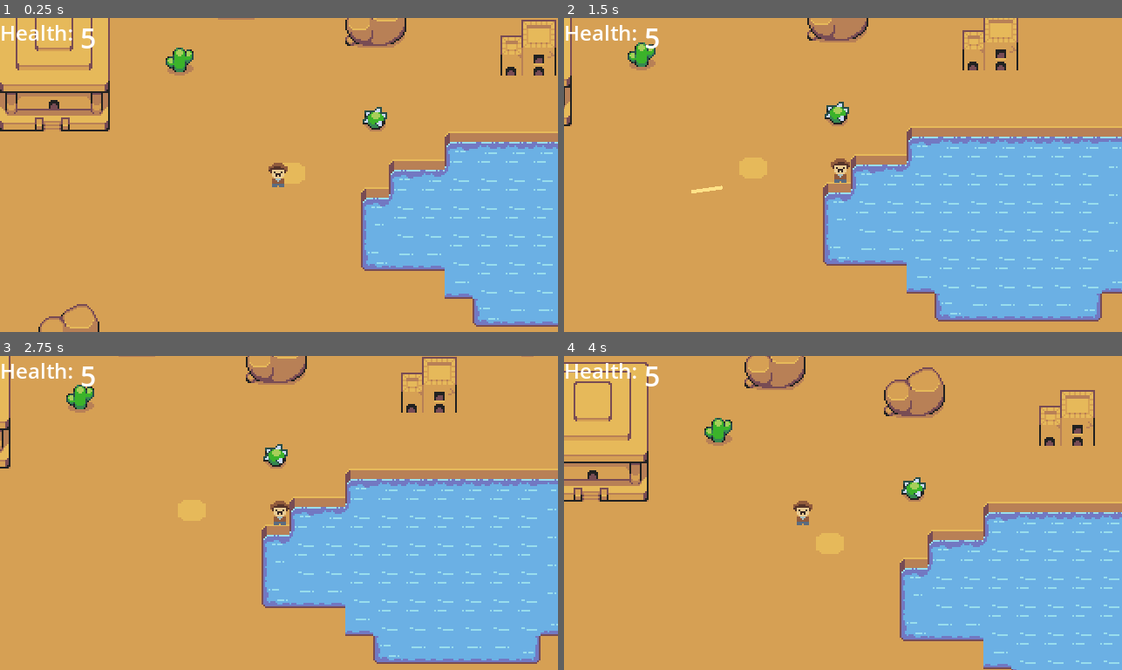
Above: before the commit, frames 1-4 (two rows, left to right).
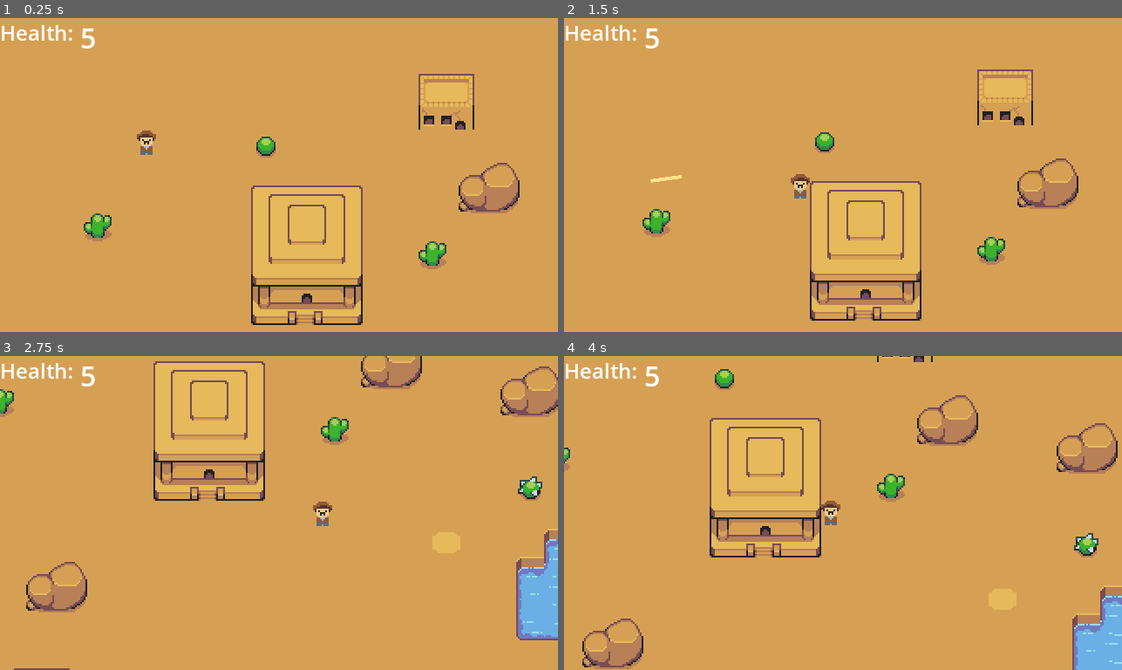
Above: after the commit, the same moments.

Repository: AlexPham0209/tank-turmoil
Game: Godot game, scene res://src/scenes/round.tscn
Same seed, same stepped clock (60 frames per second), same inputs: the game is played once before the commit and once after it. This scene is started directly instead of the project's main scene. The engine's default icon, where the game draws it, is replaced by a stand-in: a white triangle on a blue panel in a dark square.
Inputs (mouse positions are in pixels of both pictures, inside the frame that each line leads up to):
- Up to frame 1 (0.25 s): no input
- Up to frame 2 (1.5 s): tap Enter at 0.5 s; move the mouse to (965, 159) at 0.52 s; hold D (right) 0.53-1.28 s; click (965, 159) at 0.6 s; move the mouse to (731, 190) at 1.27 s; hold S (down) from 1.28 s (still down); click (731, 190) at 1.35 s
- Up to frame 3 (2.75 s): move the mouse to (334, 443) at 2.02 s; release S (down) at 2.03 s; hold D (right) from 2.03 s (still down); click (334, 443) at 2.1 s
- Up to frame 4 (4 s): move the mouse to (815, 575) at 2.77 s; release D (right) at 2.78 s; hold W (up) 2.78-3.53 s; click (815, 575) at 2.85 s; move the mouse to (1010, 560) at 3.52 s; hold A (left) from 3.53 s (still down); click (1010, 560) at 3.6 s

The runs differ from the first frame. In frame 1, 35% of the frame differs, in the area x 0-100%, y 0-100%; in frame 2, 36%; in frame 3, 40%; in frame 4, 37%.

Commit message:
Added camera limits

Diff:
--- a/src/scenes/player.tscn
+++ b/src/scenes/player.tscn
@@ -25,6 +25,18 @@
 properties/4/path = NodePath(".:bullets")
 properties/4/spawn = true
 properties/4/replication_mode = 1
+properties/5/path = NodePath("Camera2D:limit_top")
+properties/5/spawn = true
+properties/5/replication_mode = 1
+properties/6/path = NodePath("Camera2D:limit_left")
+properties/6/spawn = true
+properties/6/replication_mode = 1
+properties/7/path = NodePath("Camera2D:limit_right")
+properties/7/spawn = true
+properties/7/replication_mode = 1
+properties/8/path = NodePath("Camera2D:limit_bottom")
+properties/8/spawn = true
+properties/8/replication_mode = 1
 
 [sub_resource type="SceneReplicationConfig" id="SceneReplicationConfig_sm4bh"]
 properties/0/path = NodePath("PlayerInput:direction")
--- a/src/scenes/round.tscn
+++ b/src/scenes/round.tscn
@@ -338,11 +338,17 @@
 position = Vector2(136, 72)
 shape = SubResource("WorldBoundaryShape2D_s2541")
 
+[node name="Bounds" type="Node2D" parent="."]
+
+[node name="TopLeft" type="Marker2D" parent="Bounds"]
+position = Vector2(-144, -112)
+
+[node name="BottomRight" type="Marker2D" parent="Bounds"]
+position = Vector2(464, 304)
+
 [node name="TileMap" type="TileMapLayer" parent="."]
 tile_map_data = PackedByteArray("AAAAAAEAAAAAAAsAAAAAAAIAAAAAAAwAAAABAAEAAAABAAsAAAABAAIAAAABAAwAAAACAAEAAAACAAsAAAACAA …(15728 unchanged characters)…
 tile_set = SubResource("TileSet_dur8f")
-
-[node name="CameraBounds" type="Node2D" parent="."]
 
 [node name="Bullets" type="Node2D" parent="."]
 
--- a/src/scripts/camera_2d.gd
+++ b/src/scripts/camera_2d.gd
@@ -15,8 +15,6 @@
 var tween : Tween
 
 func _ready() -> void:
-	Signals.camera_shake.connect(screen_shake)
-
 	if top_left:
 		self.limit_left = top_left.position.x
 		self.limit_top = top_left.position.y
--- a/src/scripts/player.gd
+++ b/src/scripts/player.gd
@@ -50,8 +50,13 @@
 	health = max_health
 	bullets = max_bullets
 	hurtbox.take_damage.connect(on_take_damage)
-	camera.top_left = top_left
-	camera.bottom_right = bottom_right
+
+	if top_left:
+		camera.limit_left = top_left.position.x
+		camera.limit_top = top_left.position.y
+	if bottom_right:
+		camera.limit_right = bottom_right.position.x
+		camera.limit_bottom = bottom_right.position.y
 
 	#Set which peer has control over the node
 	name_label.text = username
@@ -72,7 +77,7 @@
 	player_input.can_shoot = false
 
 func shoot() -> void:
-	Signals.camera_shake.emit()
+	camera.screen_shake()
 	var instance : Bullet = bullet.instantiate()
 	instance.global_position = bullet_spawn.global_position
 	var direction : Vector2 = player_input.mouse_position.normalized()
--- a/src/scripts/round.gd
+++ b/src/scripts/round.gd
@@ -4,6 +4,10 @@
 @onready var players = $Players
 @onready var bullets = $Bullets
 @onready var spawn : Marker2D = $Spawn
+
+@onready var top_left : Marker2D = $Bounds/TopLeft
+@onready var bottom_right : Marker2D = $Bounds/BottomRight
+
 var player : PackedScene = preload("res://src/scenes/player.tscn")
 
 func _ready() -> void:
@@ -29,9 +33,13 @@
 	instance.name = str(id)
 	instance.id = id
 	instance.username = player_info.name
-	instance.global_position = spawn.global_position
+	instance.global_position = Vector2(randf_range(top_left.global_position.x, bottom_right.position.x), randf_range(bottom_right.position.y, top_left.global_position.y))
 	instance.death.connect(player_killed)
 	instance.bullet_path = bullets
+
+	instance.top_left = top_left
+	instance.bottom_right = bottom_right
+
 	players.add_child(instance, true)
 
 func remove_player(id : int) -> void:
--- a/src/singletons/Signals.gd
+++ b/src/singletons/Signals.gd
@@ -2,4 +2,3 @@
 
 signal update_health(value : int)
 signal update_ammo(value : int)
-signal camera_shake()
